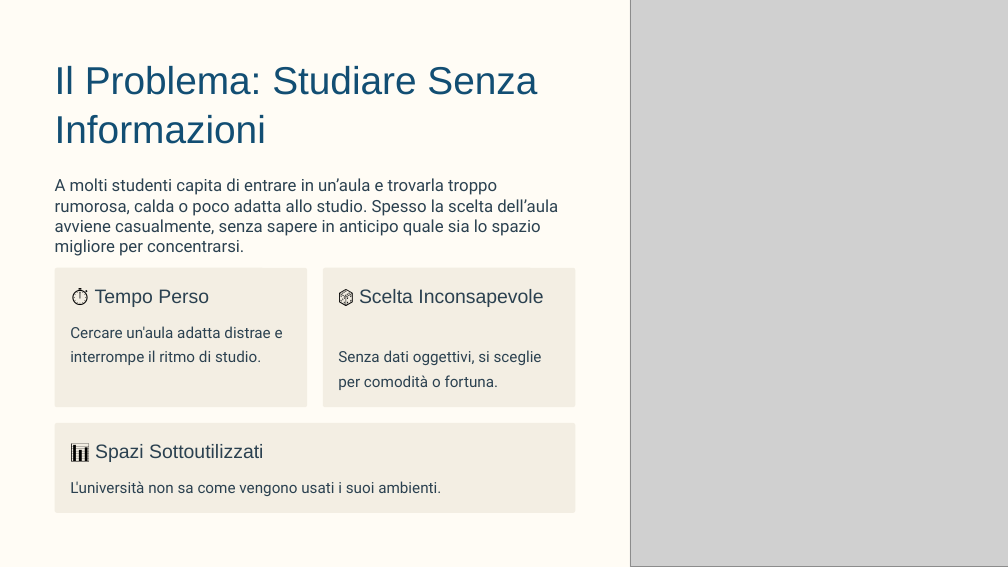
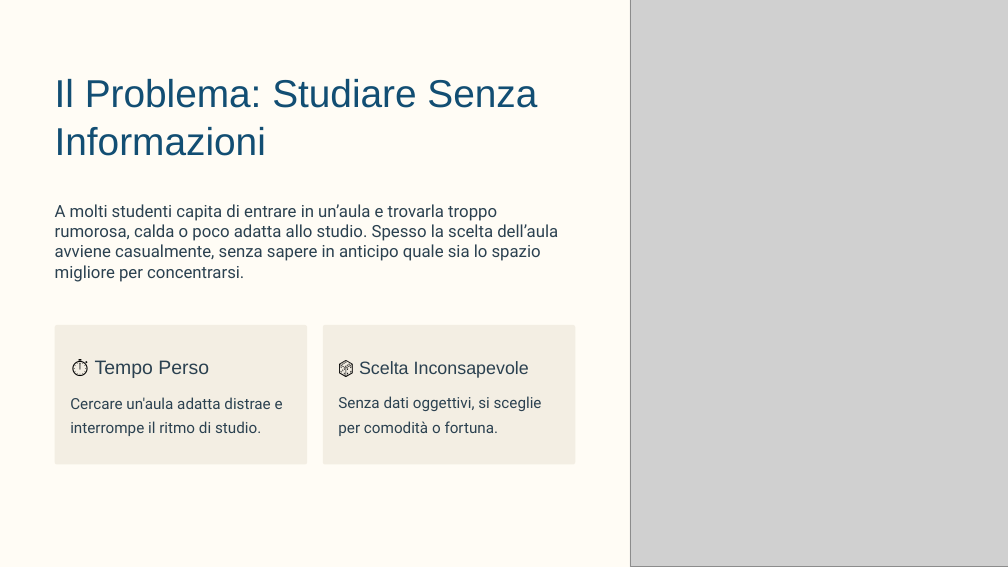
Before and after one commit to leolevro00/Smart-Study-Rooms, a slide deck: slide 2 of presentation/Smart-Study-Rooms.pptx. Drawn at 1008x567 pixels with LibreOffice and Linux fonts; fonts in the diff are those of the drawing; grey boxes stand for pictures; background and template pictures are left out. Boxes give left, top, right and bottom in pixels: in the first picture for what was removed or moved away, otherwise in the second. Text is boxed around its words. In the diff, an @@ line names an element or a change of style, - is before the commit and + after.

Commit message:
presentazione finale

```diff
--- a/presentation/Smart-Study-Rooms.pptx
+++ b/presentation/Smart-Study-Rooms.pptx
@@ text "Il Problema: Studiare Senza Informazioni": place and size @@
-text "Il Problema: Studiare Senza Informazioni" at [55,66,537,144]
+text "Il Problema: Studiare Senza Informazioni" at [55,79,537,156]
@@ text "A molti studenti capita di ...": place and size @@
-text "A molti studenti capita di ..." at [55,178,558,256]
+text "A molti studenti capita di ..." at [55,204,558,282]
@@ rounded rectangle: place and size @@
-rounded rectangle at [54,268,307,407]
+rounded rectangle at [54,325,307,464]
@@ rounded rectangle: place and size @@
-rounded rectangle at [323,268,575,407]
+rounded rectangle at [323,325,575,464]
@@ 3 texts: place and size @@
-3 texts at [70,289,543,365]
+3 texts at [70,360,529,436]
@@ text "🎲 Scelta Inconsapevole" at [359,361,529,378]: size 18.5 to 17 pt @@
@@ text "Senza dati oggettivi, si sceglie ...": place and size @@
-text "Senza dati oggettivi, si sceglie ..." at [338,350,542,390]
+text "Senza dati oggettivi, si sceglie ..." at [338,396,542,436]
@@ rounded rectangle removed at [54,423,575,513] @@
@@ text removed at [95,444,263,462] @@
-📊 Spazi Sottoutilizzati
@@ text removed at [70,481,441,496] @@
-L'università non sa come vengono usati i suoi ambienti.
```
